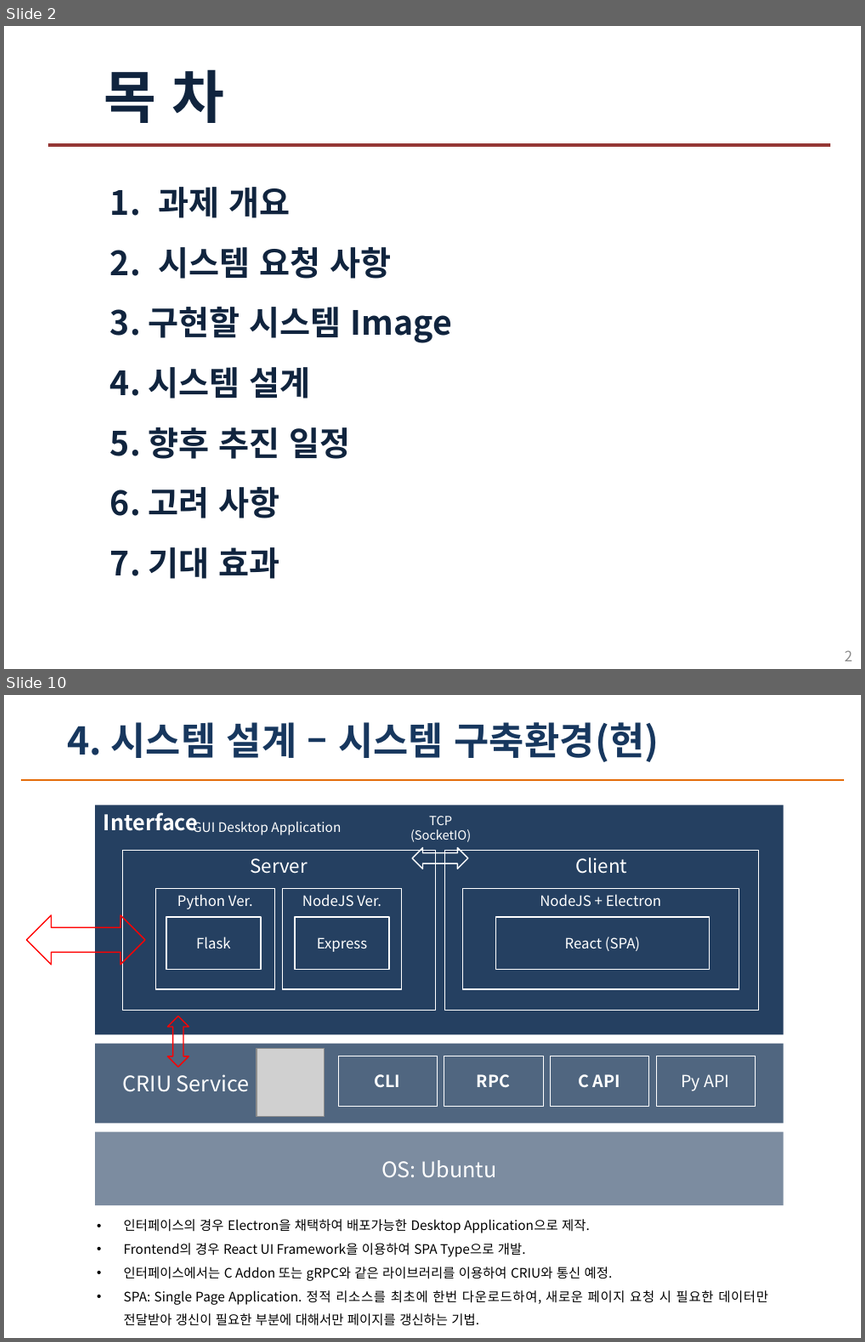
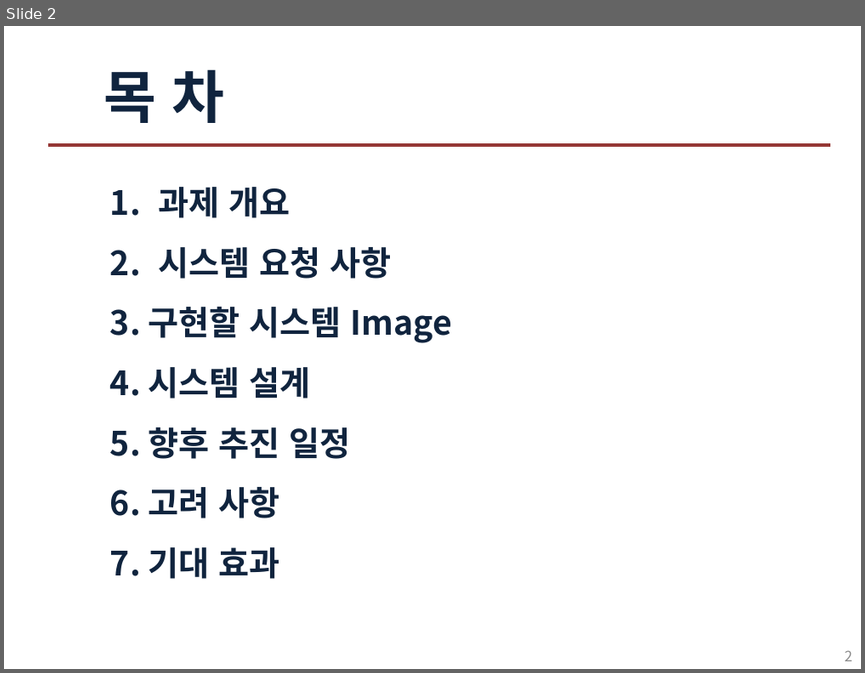
Before and after one commit to wonsokchoi/16project, a slide deck: team_ppt/Find Sit Project 발표 PPT.pptx. Shown one above the other, each under a label of ours: slides 2 and 10 before the commit, slide 2 after it; the slides between them are not shown. The pictures are 865x1342 and 865x673 pixels, drawn with LibreOffice and Linux fonts; fonts in the diff are those of the drawing; grey boxes stand for pictures; background and template pictures are left out. Boxes give left, top, right and bottom in pixels: in the first picture for what was removed or moved away, otherwise in the second. Text is boxed around its words. In the diff, an @@ line names an element or a change of style, - is before the commit and + after.

```diff
--- a/team_ppt/Find Sit Project 발표 PPT.pptx
+++ b/team_ppt/Find Sit Project 발표 PPT.pptx
@@ slide 10 removed at (4, 695, 861, 1338), background #FFFFFF @@
@@ text removed at (67, 722, 659, 762) @@
-4. 시스템 설계 – 시스템 구축환경(현)
@@ line removed from (21, 780) to (844, 780) @@
@@ rectangle removed at (95, 805, 783, 1034) @@
-Interface
@@ text removed at (193, 819, 341, 835) @@
-GUI Desktop Application
@@ text removed at (410, 816, 471, 842) @@
-TCP
-(SocketIO)
@@ left right arrow removed at (412, 847, 467, 869) @@
@@ rectangle removed at (122, 849, 436, 1009) @@
-Server
@@ rectangle removed at (444, 849, 758, 1009) @@
-Client
@@ rectangle removed at (155, 888, 275, 989) @@
-Python Ver.
@@ rectangle removed at (283, 888, 402, 989) @@
-NodeJS Ver.
@@ rectangle removed at (462, 888, 739, 989) @@
-NodeJS + Electron
@@ left right arrow removed at (26, 915, 144, 964) @@
@@ rectangle removed at (166, 917, 260, 970) @@
-Flask
@@ rectangle removed at (295, 917, 389, 970) @@
-Express
@@ rectangle removed at (496, 917, 710, 970) @@
-React (SPA)
@@ left right arrow removed at (168, 1016, 189, 1066) @@
@@ rectangle removed at (95, 1043, 783, 1123) @@
-CRIU Service
@@ picture removed at (256, 1048, 324, 1116) @@
@@ rectangle removed at (338, 1055, 437, 1106) @@
-CLI
@@ rectangle removed at (443, 1055, 542, 1106) @@
-RPC
@@ rectangle removed at (550, 1055, 648, 1106) @@
-C API
@@ rectangle removed at (656, 1055, 755, 1106) @@
-Py API
@@ rectangle removed at (95, 1132, 783, 1206) @@
-OS: Ubuntu
@@ text removed at (124, 1219, 768, 1326) @@
-• 인터페이스의 경우 Electron을 채택하여 배포가능한 Desktop Application으로 제작.
-• Frontend의 경우 React UI Framework을 이용하여 SPA Type으로 개발.
-• 인터페이스에서는 C Addon 또는 gRPC와 같은 라이브러리를 이용하여 CRIU와 통신 예정.
-• SPA: Single Page Application. 정적 리소스를 최초에 한번 다운로드하여, 새로운 페이지 요청 시 필요한 데이터만 전달받아 갱신이 필요한 부분에 대해서만 페이지를 갱신하는 기법.
```
Also in this commit, not shown: 4 slides changed, 5 slides added, 6 other slides removed.
